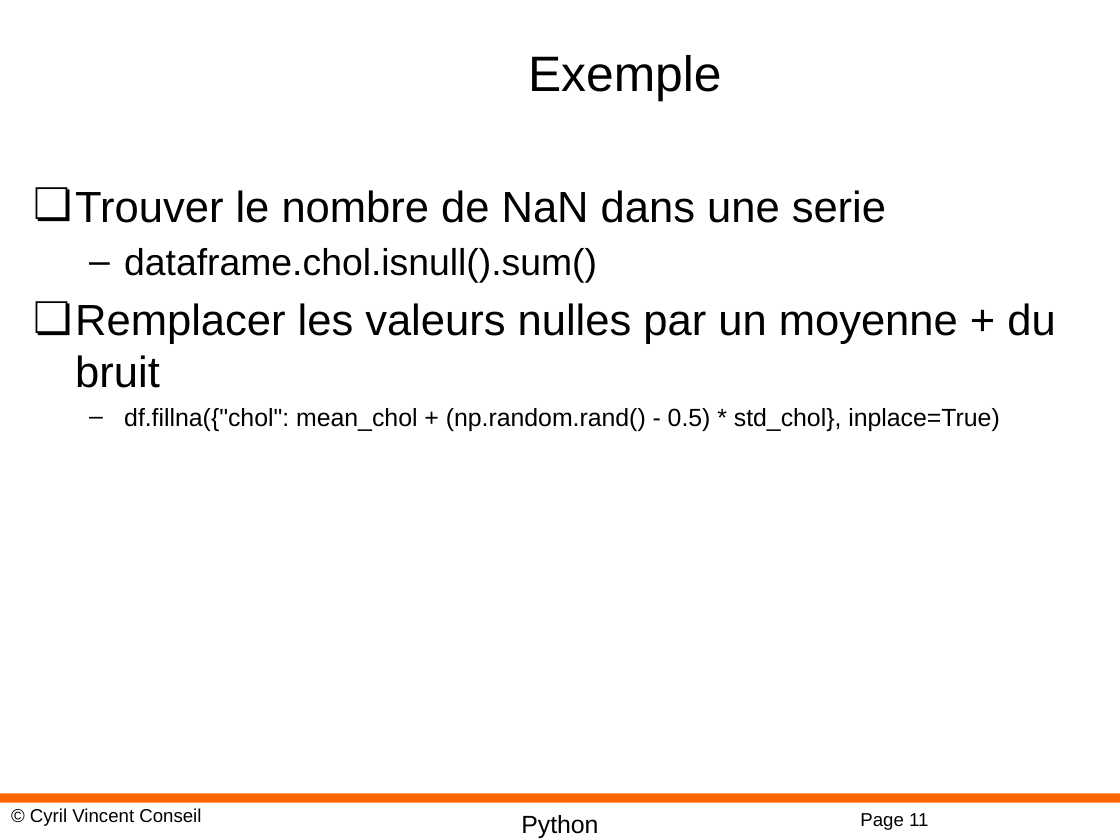
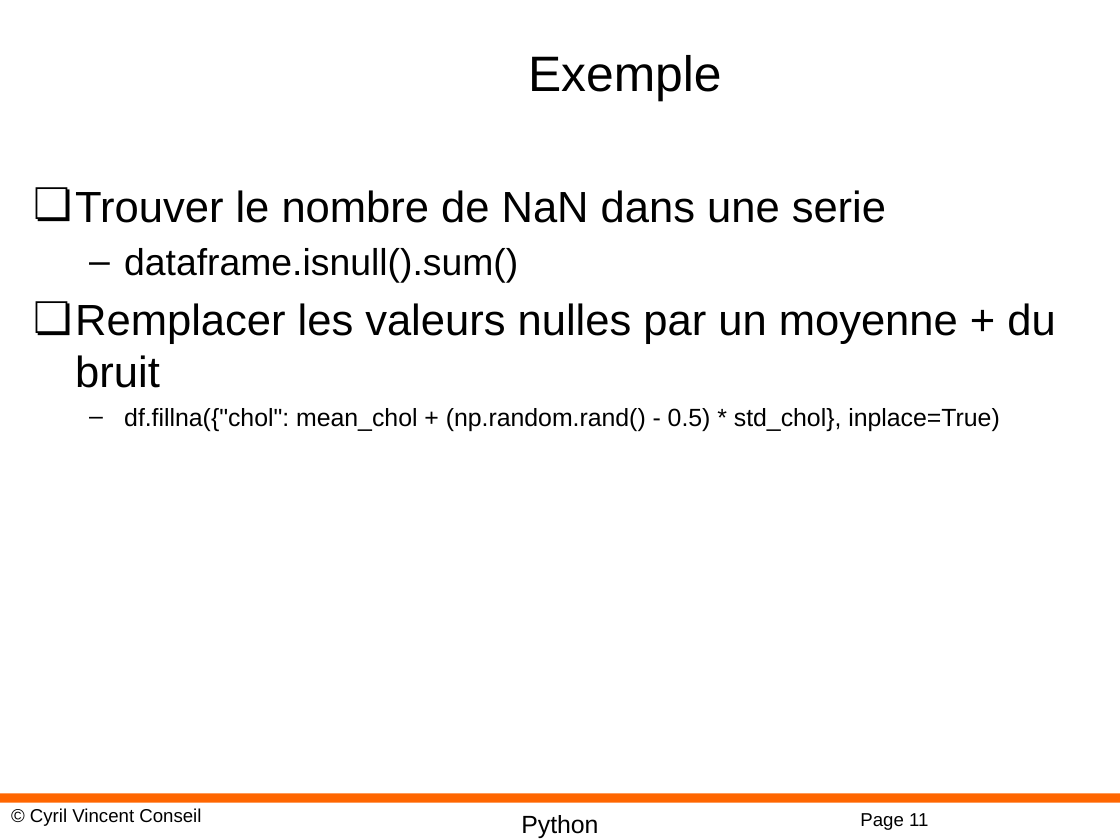
Before and after one commit to cyrilvincent/math, a slide deck: slide 11 of ppt/PythonMath11-Pandas.pptx. Drawn at 1120x840 pixels with LibreOffice and Linux fonts; fonts in the diff are those of the drawing; background and template pictures are left out. Boxes give left, top, right and bottom in pixels: in the first picture for what was removed or moved away, otherwise in the second. Text is boxed around its words. In the diff, an @@ line names an element or a change of style, - is before the commit and + after.

```diff
--- a/ppt/PythonMath11-Pandas.pptx
+++ b/ppt/PythonMath11-Pandas.pptx
@@ text at [124, 248, 518, 283]: text changed @@
-  – dataframe.chol.isnull().sum()
+  – dataframe.isnull().sum()
```
Also in this commit, not shown: 3 other files.
